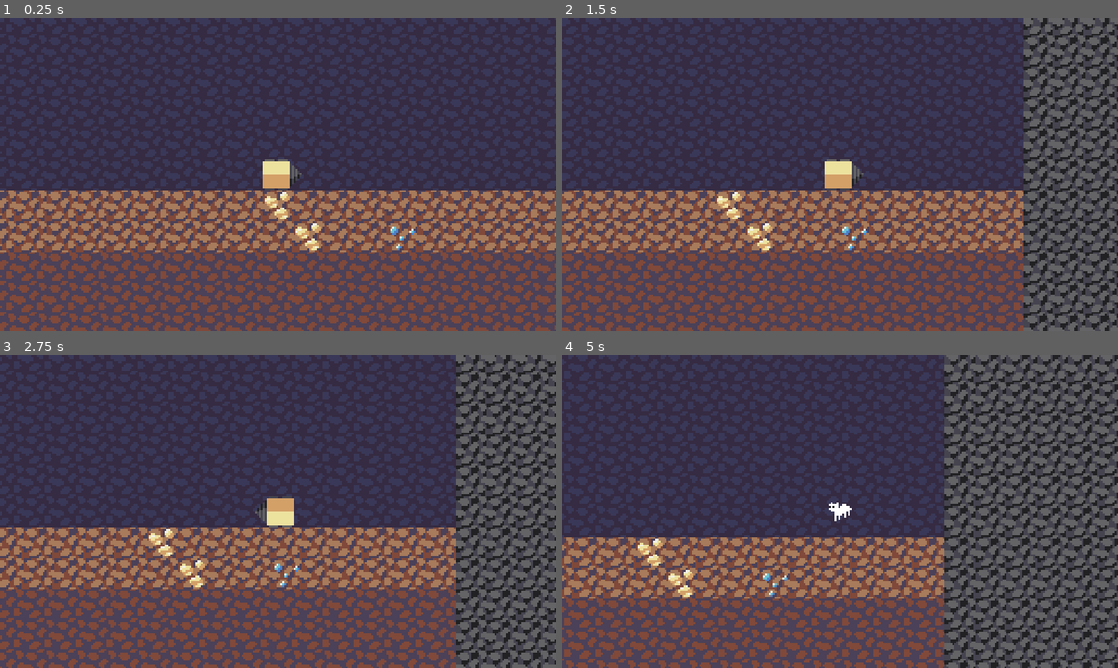
Above: before the commit, frames 1-4 (two rows, left to right).
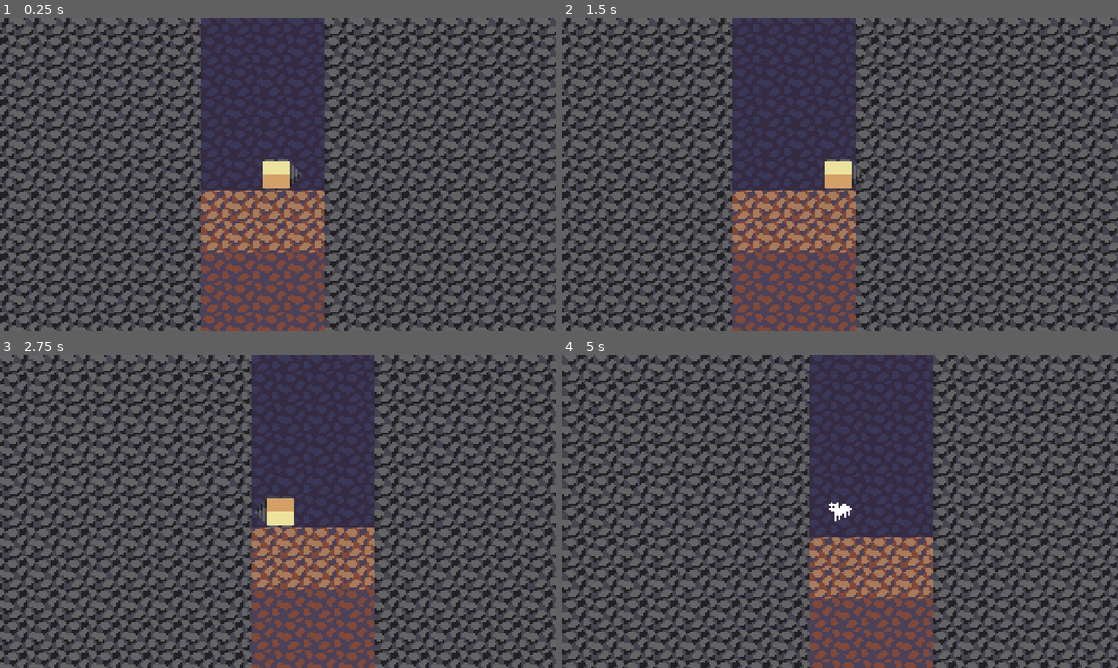
Above: after the commit, the same moments.

Repository: ColemanDuPlessie/Ludum-Dare-57
Game: Godot game, scene res://scenes/game.tscn
Two runs of this game, one before a commit and one after it. Both use one fixed random seed, a clock stepped at 60 frames per second and the inputs below. This scene is started directly instead of the project's main scene.
Inputs (mouse positions are in pixels of both pictures, inside the frame that each line leads up to):
- Up to frame 1 (0.25 s): no input
- Up to frame 2 (1.5 s): tap Enter at 0.5 s; move the mouse to (962, 158) at 0.52 s; hold D (right) from 0.53 s (still down); click (962, 158) at 0.6 s; tap W (up) at 0.77 s; move the mouse to (728, 190) at 1.27 s; click (728, 190) at 1.35 s
- Up to frame 3 (2.75 s): tap W (up) at 1.52 s; move the mouse to (333, 442) at 2.02 s; release D (right) at 2.03 s; hold A (left) from 2.03 s (still down); click (333, 442) at 2.1 s
- Up to frame 4 (5 s): move the mouse to (812, 574) at 2.77 s; release A (left) at 2.78 s; hold D (right) 2.78-4.28 s; click (812, 574) at 2.85 s; tap W (up) at 3.02, 3.77, 4.52 s; move the mouse to (1006, 558) at 3.52 s; click (1006, 558) at 3.6 s; tap F (debug_swap_mode) at 4.15 s; move the mouse to (673, 464) at 4.27 s; hold A (left) from 4.28 s (still down); click (673, 464) at 4.35 s

The runs differ from the first frame. In frame 1, 72% of the frame differs, in the area x 0-100%, y 0-100%; in frame 2, 69%; in frame 3, 69%; in frame 4, 66%.

Commit message:
Some procgen size tweaks

Diff:
--- a/scripts/game_manager.gd
+++ b/scripts/game_manager.gd
@@ -47,6 +47,7 @@
 		var world_spawn_location = Vector2(spawn_location.x - Static.GAME_WIDTH / 2.0, spawn_location.y) * 16 + Vector2.ONE * 8
 
 		print(spawn_location)
+		print(world_spawn_location)
 
 		print(current_player.global_position)
 		print(floor(current_player.global_position / 16))
--- a/scripts/static.gd
+++ b/scripts/static.gd
@@ -1,6 +1,6 @@
 extends Node
 
-const GAME_WIDTH = 18
+const GAME_WIDTH = 4
 
 const DIRT_TILE = Vector2i(16, 1)
 const GOLD_TILE = Vector2i(17, 1)
--- a/scripts/tile_procgen.gd
+++ b/scripts/tile_procgen.gd
@@ -40,10 +40,11 @@
 # Call if the player is nearing the end of the screen
 func generate_new() -> void: # TODO this is the barest of placeholders, there are so many fun things we could do here
 	max_generated_depth += 1
-	for x_pos in range(-Static.GAME_WIDTH/2 - 20, Static.GAME_WIDTH/2 + 20 + 1):
+
+	for x_pos in range(-Static.GAME_WIDTH / 2 - 20, Static.GAME_WIDTH / 2 + 20):
 		var tile_pos = Vector2i(x_pos, max_generated_depth)
 
-		if x_pos <= -Static.GAME_WIDTH / 2 - 1 || x_pos >= Static.GAME_WIDTH / 2 + 1:
+		if x_pos <= -Static.GAME_WIDTH / 2 - 1 || x_pos >= Static.GAME_WIDTH / 2 :
 			set_cell(tile_pos, 0, Static.BEDROCK)
 		elif max_generated_depth <= 0:
 			pass
@@ -54,8 +55,7 @@
 		else:
 			set_cell(tile_pos, 0, Static.DIRT_TILE)
 
-		if x_pos > -Static.GAME_WIDTH / 2 - 1 && x_pos < Static.GAME_WIDTH / 2 + 1 && max_generated_depth > 2:
+		if x_pos > -Static.GAME_WIDTH / 2 - 1 && x_pos < Static.GAME_WIDTH / 2 && max_generated_depth > 2:
 			FOG_OF_WAR.set_cell(tile_pos, 0, FOG_TILE)
 
-		# if x_pos > -Static.GAME_WIDTH / 2 - 1 && x_pos < Static.GAME_WIDTH / 2 + 1 && max_generated_depth > 0:
 		BACKGROUND.set_cell(tile_pos, 0, BACKGROUND_TILE)
Not shown: 1 places in scenes/game.tscn that only renumber resources
